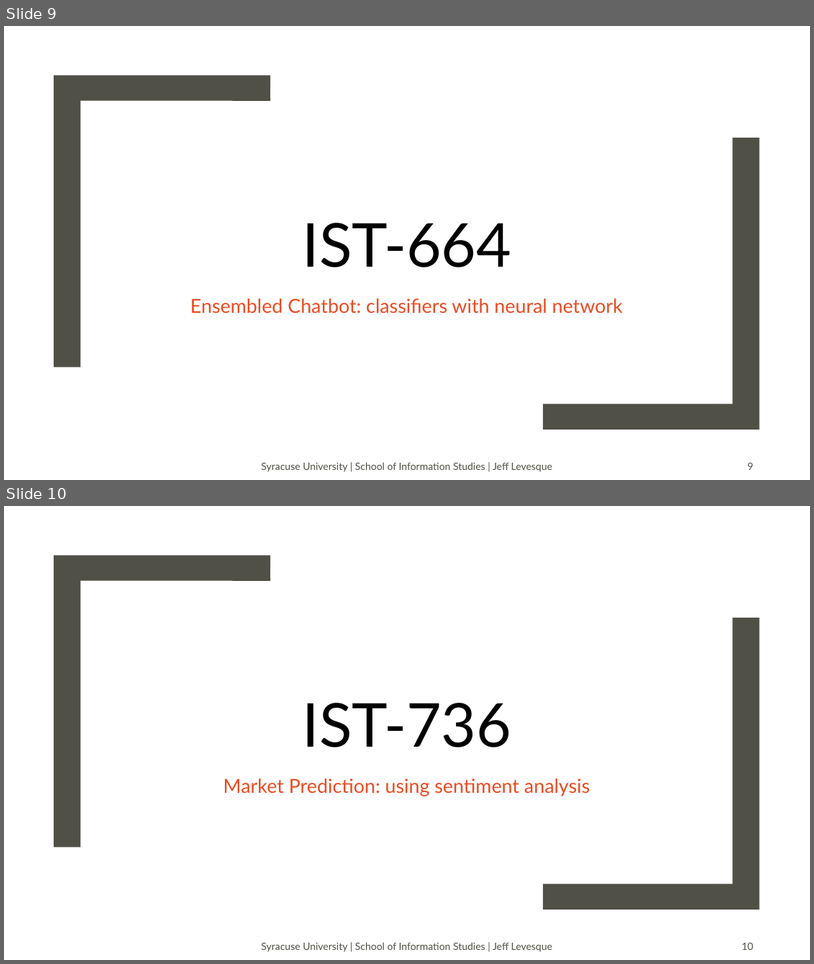
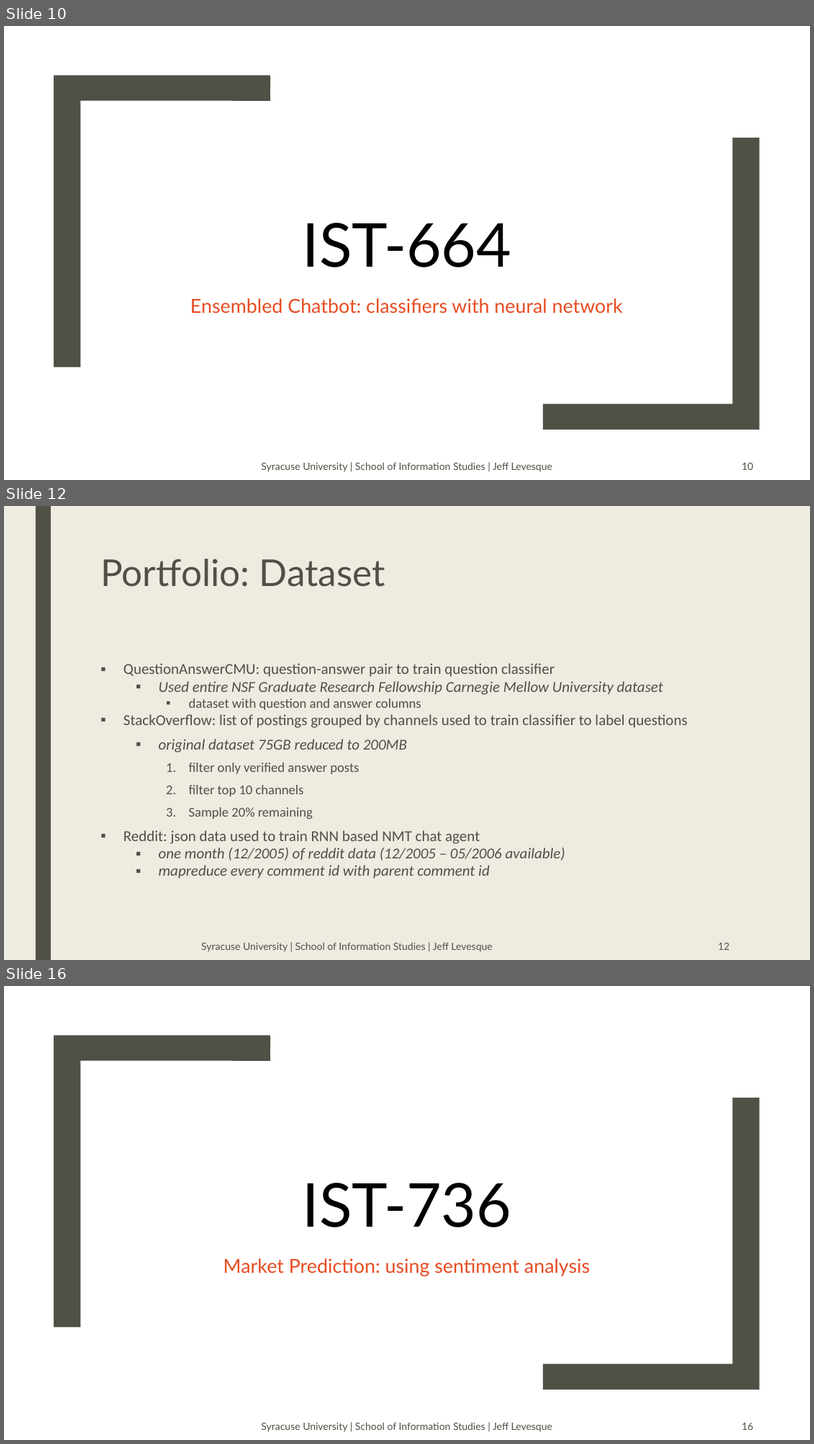
Before and after one commit to jeff1evesque/ist-exit-portfolio, a slide deck: presentation.pptx. Shown one above the other, each under a label of ours: slides 9 and 10 before the commit, slides 10, 12 and 16 after it; the slides between them are not shown. The pictures are 814x964 and 814x1444 pixels, drawn with LibreOffice and Linux fonts; fonts in the diff are those of the drawing; background and template pictures are left out. Boxes give left, top, right and bottom in pixels: in the first picture for what was removed or moved away, otherwise in the second. Text is boxed around its words. In the diff, an @@ line names an element or a change of style, - is before the commit and + after.

```diff
--- a/presentation.pptx
+++ b/presentation.pptx
@@ slide 12 added at (4, 506, 810, 960), background #EEECE1 @@
@@ rectangle added at (36, 506, 51, 960), fill #505046 @@
@@ title added at (100, 559, 386, 587), 44 pt, text #505046 @@
+Portfolio: Dataset
@@ text added at (124, 663, 687, 878), 18 pt, text #505046 @@
+▪ QuestionAnswerCMU: question-answer pair to train question classifier
+  ▪ Used entire NSF Graduate Research Fellowship Carnegie Mellow University dataset
+    ▪ dataset with question and answer columns
+▪ StackOverflow: list of postings grouped by channels used to train classifier to label questions
+  ▪ original dataset 75GB reduced to 200MB
+    1. filter only verified answer posts
+    2. filter top 10 channels
+    3. Sample 20% remaining
+▪ Reddit: json data used to train RNN based NMT chat agent
+  ▪ one month (12/2005) of reddit data (12/2005 – 05/2006 available)
+  ▪ mapreduce every comment id with parent comment id
@@ text added at (201, 942, 492, 952), 12 pt, text #505046 @@
+Syracuse University | School of Information Studies | Jeff Levesque
@@ page number added at (718, 942, 730, 950), 12 pt, text #505046 @@
+12
@@ what was slide 9 is now slide 10 @@
@@ page number at (742, 462, 754, 470): text changed @@
-9
+10
@@ what was slide 10 is now slide 16 @@
@@ page number at (742, 1422, 754, 1430): text changed @@
-10
+16
```
Also in this commit, not shown: 5 other slides added.
